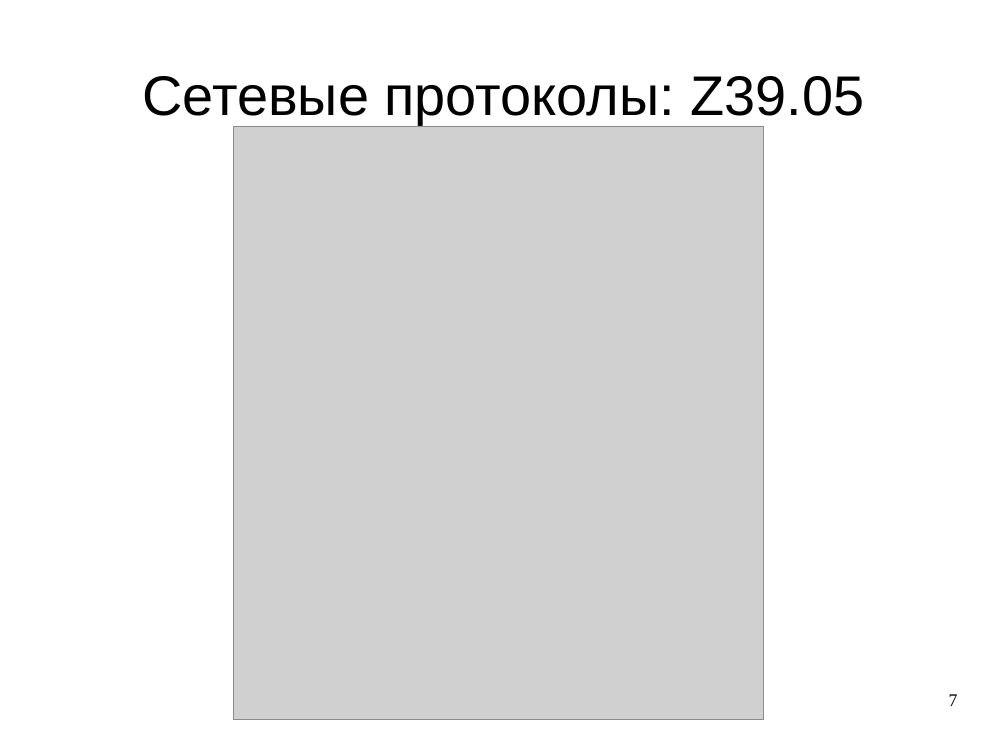
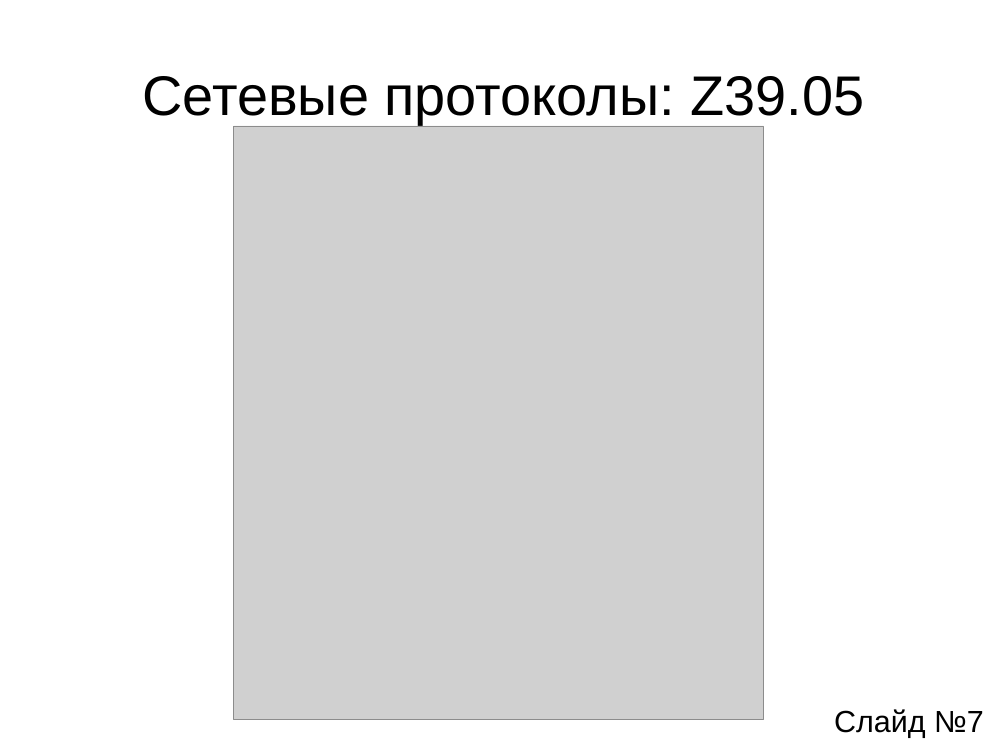
Before and after one commit to aeremenok/a-team-777, a slide deck: slide 7 of diploma/ssv/ssv-presentation.odp. Drawn at 1008x756 pixels with LibreOffice and Linux fonts; fonts in the diff are those of the drawing; grey boxes stand for pictures. Boxes give left, top, right and bottom in pixels: in the first picture for what was removed or moved away, otherwise in the second. Text is boxed around its words. In the diff, an @@ line names an element or a change of style, - is before the commit and + after.

```diff
--- a/diploma/ssv/ssv-presentation.odp
+++ b/diploma/ssv/ssv-presentation.odp
@@ text added at [834, 709, 984, 738], 24 pt, text #000000 @@
+Слайд №7
@@ page number removed at [949, 694, 958, 706] @@
-7
```
Also in this commit, not shown: 9 other slides changed, 1 other file.
